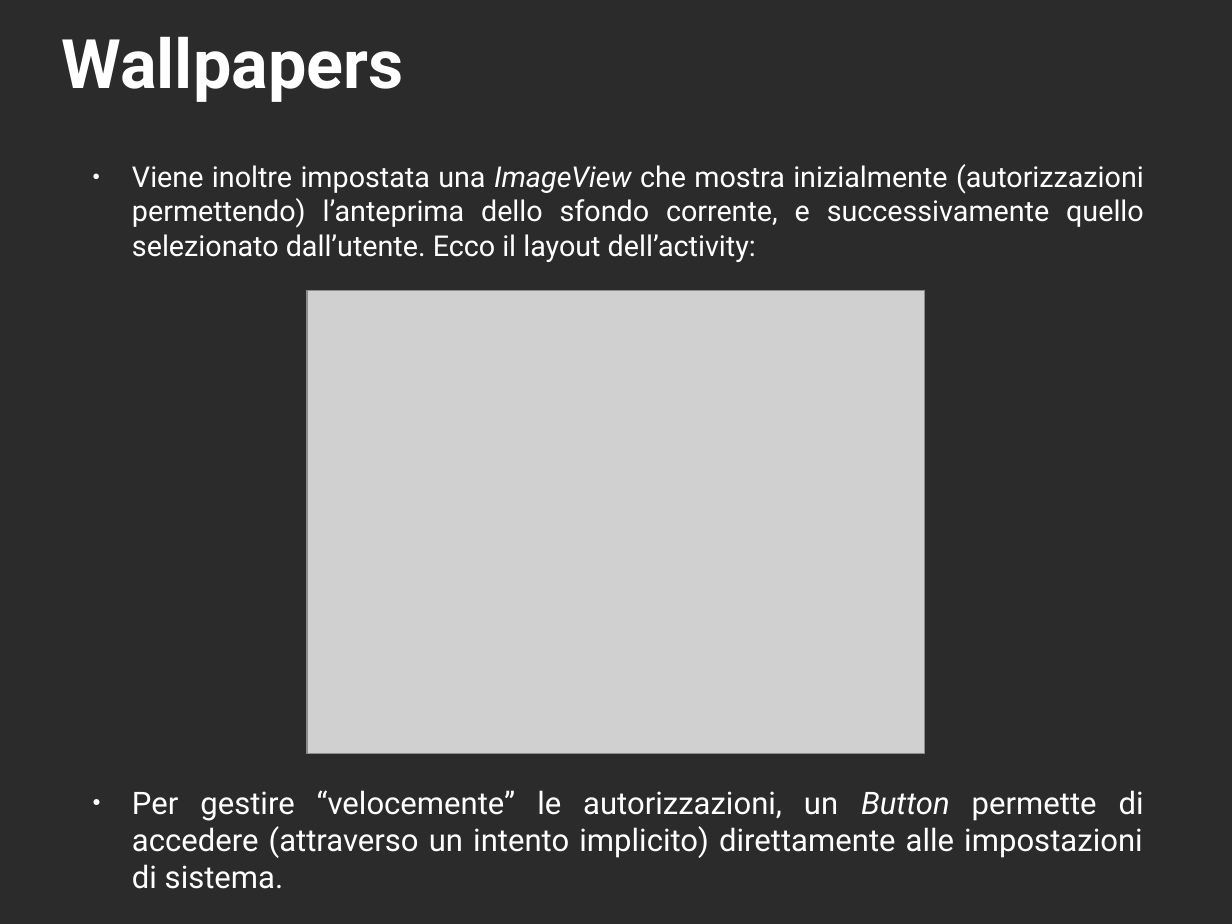
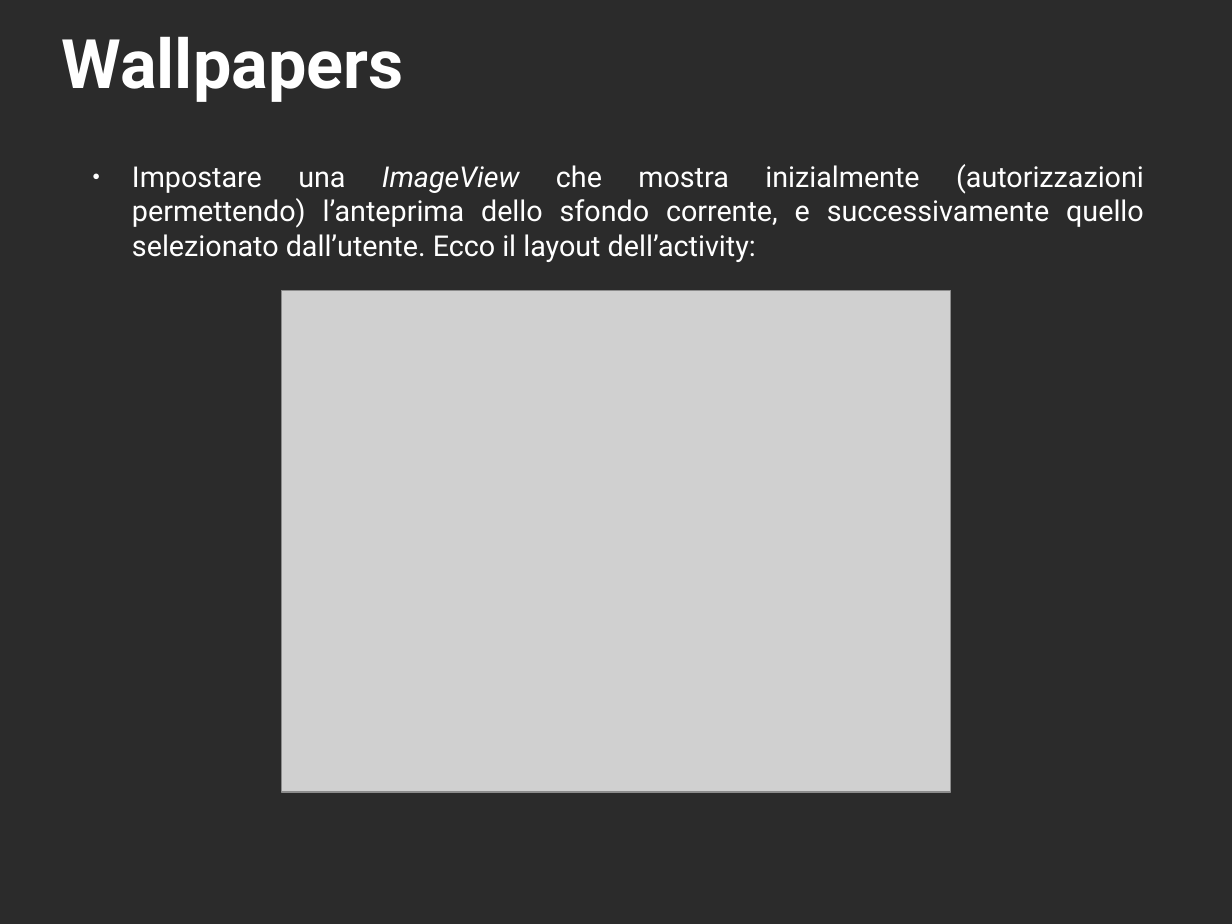
Before and after one commit to 0088024/Wallpaper_v4, a slide deck: slide 12 of ESONERO_WALLPAPERS_FPR-IOL2018(3).odp (slide 13 before the commit). Drawn at 1232x924 pixels with LibreOffice and Linux fonts; fonts in the diff are those of the drawing; grey boxes stand for pictures; background and template pictures are left out; a plain dark background stands for a picture behind light text. Boxes give left, top, right and bottom in pixels: in the first picture for what was removed or moved away, otherwise in the second. Text is boxed around its words. In the diff, an @@ line names an element or a change of style, - is before the commit and + after.

```diff
--- a/ESONERO_WALLPAPERS_FPR-IOL2018(3).odp
+++ b/ESONERO_WALLPAPERS_FPR-IOL2018(3).odp
@@ text at [132, 164, 1144, 262]: text changed @@
-● Viene inoltre impostata una ImageView che mostra inizialmente (autorizzazioni permettendo) l’anteprima dello sfondo corrente, e successivamente quello selezionato dall’utente. Ecco il layout dell’activity:
+● Impostare una ImageView che mostra inizialmente (autorizzazioni permettendo) l’anteprima dello sfondo corrente, e successivamente quello selezionato dall’utente. Ecco il layout dell’activity:
@@ picture: place and size @@
-picture at [307, 291, 926, 754]
+picture at [282, 291, 951, 793]
@@ text removed at [132, 790, 1144, 889] @@
-● Per gestire “velocemente” le autorizzazioni, un Button permette di accedere (attraverso un intento implicito) direttamente alle impostazioni di sistema.
```
Also in this commit, not shown: 4 other slides changed, 1 slide added, 2 slides removed.
